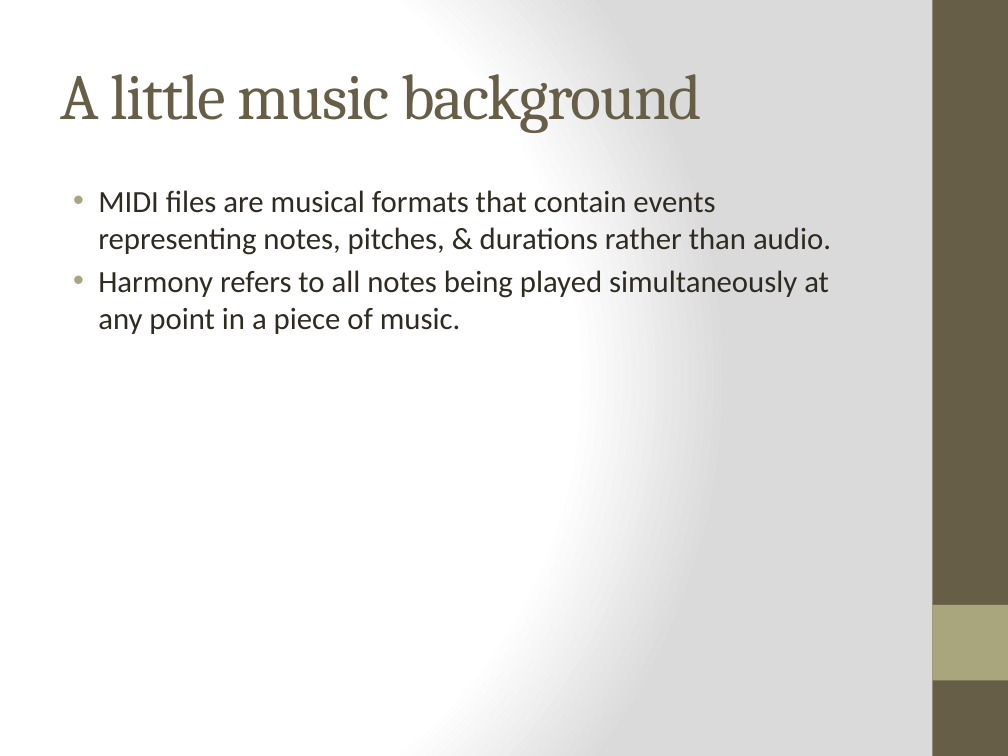
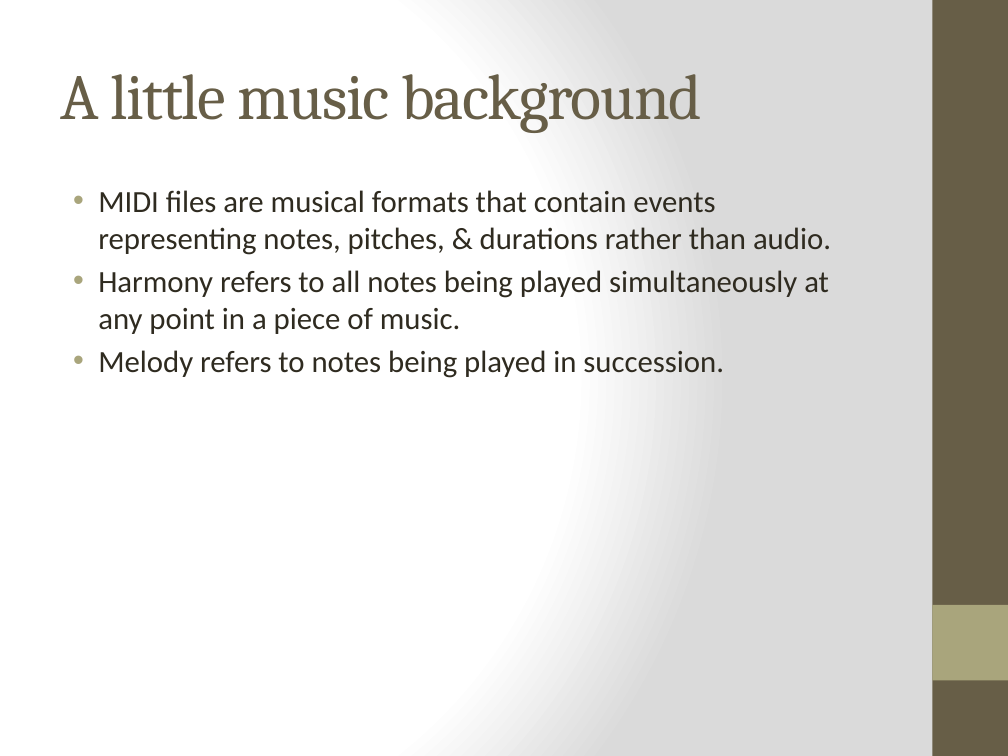
Before and after one commit to cjnolet/graph_analytics_final_project, a slide deck: slide 5 of Presentation.pptx. Drawn at 1008x756 pixels with LibreOffice and Linux fonts; fonts in the diff are those of the drawing. Boxes give left, top, right and bottom in pixels: in the first picture for what was removed or moved away, otherwise in the second. Text is boxed around its words. In the diff, an @@ line names an element or a change of style, - is before the commit and + after.

```diff
--- a/Presentation.pptx
+++ b/Presentation.pptx
@@ text at [98, 350, 724, 378]: paragraph added @@
+• Melody refers to notes being played in succession.
```
Also in this commit, not shown: 6 other slides changed, 1 slide removed.
